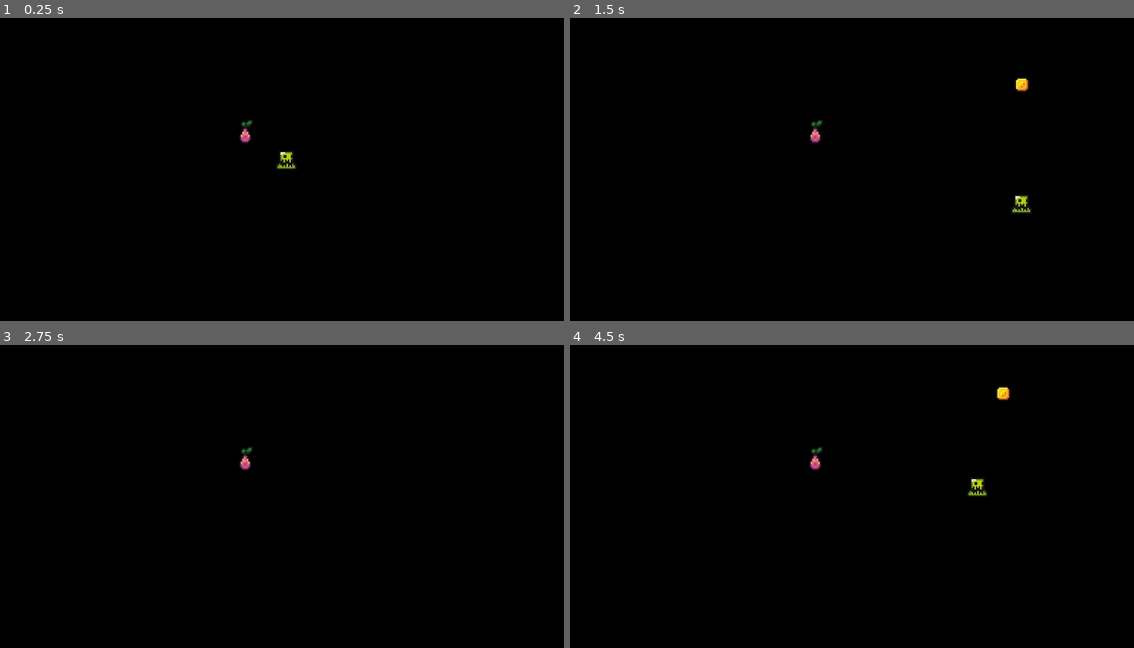
Above: before the commit, frames 1-4 (two rows, left to right).
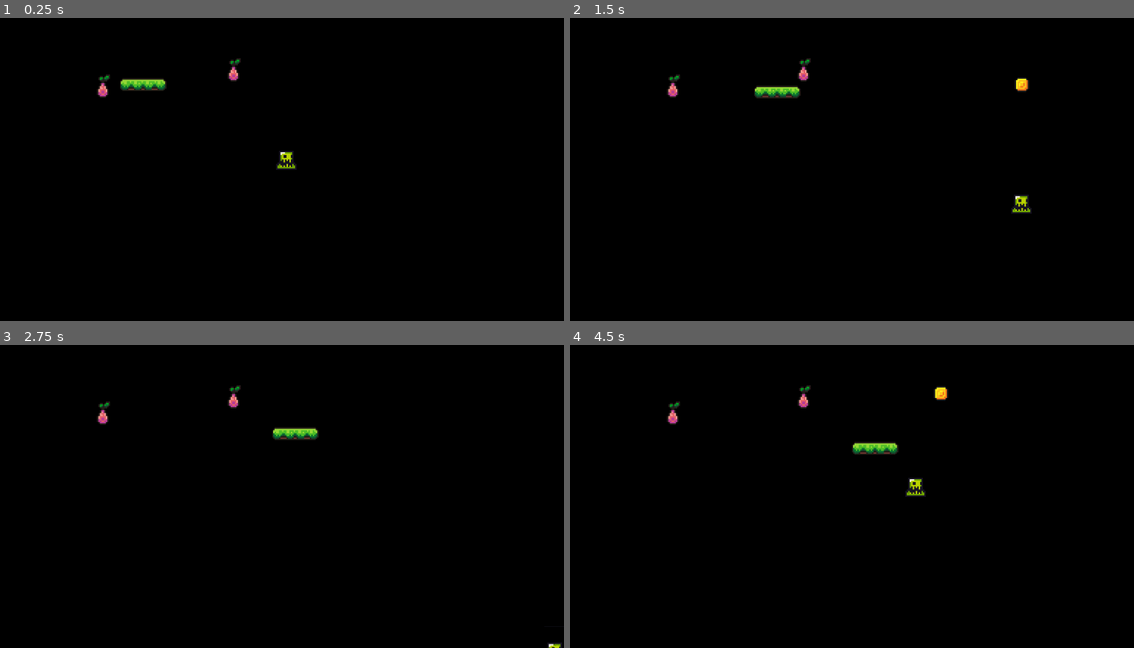
Above: after the commit, the same moments.

Repository: T-ROY77/Centipede
Game: Godot game, scene res://Scenes/game.tscn
Two runs of this game, one before a commit and one after it. Both use one fixed random seed, a clock stepped at 60 frames per second and the inputs below.
Inputs:
- Up to frame 1 (0.25 s): no input
- Up to frame 2 (1.5 s): hold D (move_right) 0.53-1.28 s; tap Space (shoot) at 0.6, 1.35 s; hold Down (move_down) from 1.28 s (still down)
- Up to frame 3 (2.75 s): release Down (move_down) at 2.03 s; hold D (move_right) from 2.03 s (still down); tap Space (shoot) at 2.1 s
- Up to frame 4 (4.5 s): release D (move_right) at 2.78 s; hold Up (move_up) 2.78-3.53 s; tap Space (shoot) at 2.85, 3.6, 4.35 s; hold A (move_left) from 3.53 s (still down)

The runs differ from the first frame. In frame 1, 0.7% of the frame differs, in the area x 17-45%, y 13-42%; in frame 2, 0.7%; in frame 3, 0.7%; in frame 4, 1.2%, in the area x 17-79%, y 13-51%.

Commit message:
segment movement

Diff:
--- a/Scenes/game.tscn
+++ b/Scenes/game.tscn
@@ -1,7 +1,9 @@
-[gd_scene load_steps=3 format=3 uid="uid://bs6w1wsh8ib2m"]
+[gd_scene load_steps=5 format=3 uid="uid://bs6w1wsh8ib2m"]
 
 [ext_resource type="PackedScene" uid="uid://dk3kixvrbbrok" path="res://Scenes/player.tscn" id="1_48t54"]
 [ext_resource type="PackedScene" uid="uid://c4gbwxcp1rcto" path="res://Scenes/mushroom.tscn" id="2_oq614"]
+[ext_resource type="PackedScene" uid="uid://c6y1mf7m7vknf" path="res://Scenes/segment.tscn" id="3_ltpna"]
+[ext_resource type="PackedScene" uid="uid://3apcqfdqry4m" path="res://Scenes/wall.tscn" id="4_ssfan"]
 
 [node name="Game" type="Node2D"]
 
@@ -19,8 +21,23 @@
 [node name="GameManager" type="Node" parent="."]
 
 [node name="Mushroom" parent="." instance=ExtResource("2_oq614")]
-position = Vector2(-28, -21)
+position = Vector2(-36, -63)
 
 [node name="Camera2D" type="Camera2D" parent="."]
 position = Vector2(-3, 0)
 zoom = Vector2(3, 3)
+
+[node name="Segment" parent="." instance=ExtResource("3_ltpna")]
+position = Vector2(-92, -63)
+
+[node name="Mushroom2" parent="." instance=ExtResource("2_oq614")]
+position = Vector2(-125, -52)
+
+[node name="Walls" type="Node" parent="."]
+
+[node name="Wall1" parent="Walls" instance=ExtResource("4_ssfan")]
+position = Vector2(189, 0)
+
+[node name="Wall2" parent="Walls" instance=ExtResource("4_ssfan")]
+position = Vector2(-196, 2)
+rotation = -3.13328
--- /dev/null
+++ b/Scenes/segment.tscn
@@ -0,0 +1,18 @@
+[gd_scene load_steps=4 format=3 uid="uid://c6y1mf7m7vknf"]
+
+[ext_resource type="Script" path="res://Scripts/segment.gd" id="1_0y2ay"]
+[ext_resource type="Texture2D" uid="uid://b05w2ttau7ikx" path="res://Assets/sprites/platforms.png" id="1_60j8i"]
+
+[sub_resource type="RectangleShape2D" id="RectangleShape2D_p2i0p"]
+size = Vector2(32, 8)
+
+[node name="Segment" type="CharacterBody2D"]
+script = ExtResource("1_0y2ay")
+
+[node name="CollisionShape2D" type="CollisionShape2D" parent="."]
+shape = SubResource("RectangleShape2D_p2i0p")
+
+[node name="Sprite2D" type="Sprite2D" parent="."]
+texture = ExtResource("1_60j8i")
+region_enabled = true
+region_rect = Rect2(16.321, 0, 31.8908, 8.59843)
--- /dev/null
+++ b/Scenes/wall.tscn
@@ -0,0 +1,9 @@
+[gd_scene load_steps=2 format=3 uid="uid://3apcqfdqry4m"]
+
+[sub_resource type="WorldBoundaryShape2D" id="WorldBoundaryShape2D_rl7wi"]
+normal = Vector2(-1, 0)
+
+[node name="Wall" type="StaticBody2D"]
+
+[node name="CollisionShape2D" type="CollisionShape2D" parent="."]
+shape = SubResource("WorldBoundaryShape2D_rl7wi")
--- /dev/null
+++ b/Scripts/segment.gd
@@ -0,0 +1,19 @@
+extends CharacterBody2D
+
+const SPEED = 400
+const DOWN = 5
+
+var direction = Vector2.RIGHT
+# Called when the node enters the scene tree for the first time.
+func _ready() -> void:
+	pass # Replace with function body.
+
+
+# Called every frame. 'delta' is the elapsed time since the previous frame.
+func _process(delta: float) -> void:
+	# position += direction * SPEED * delta
+	var col_info = move_and_collide(direction * SPEED * delta)
+	if col_info:
+		#velocity = velocity.bounce(col_info.get_normal())
+		direction = -direction
+		position.y += DOWN
